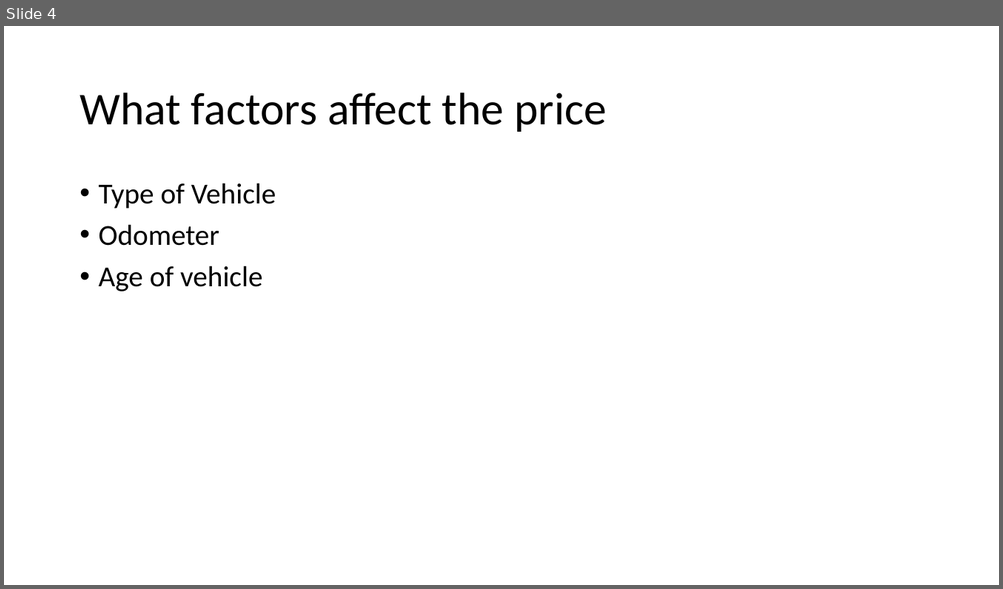
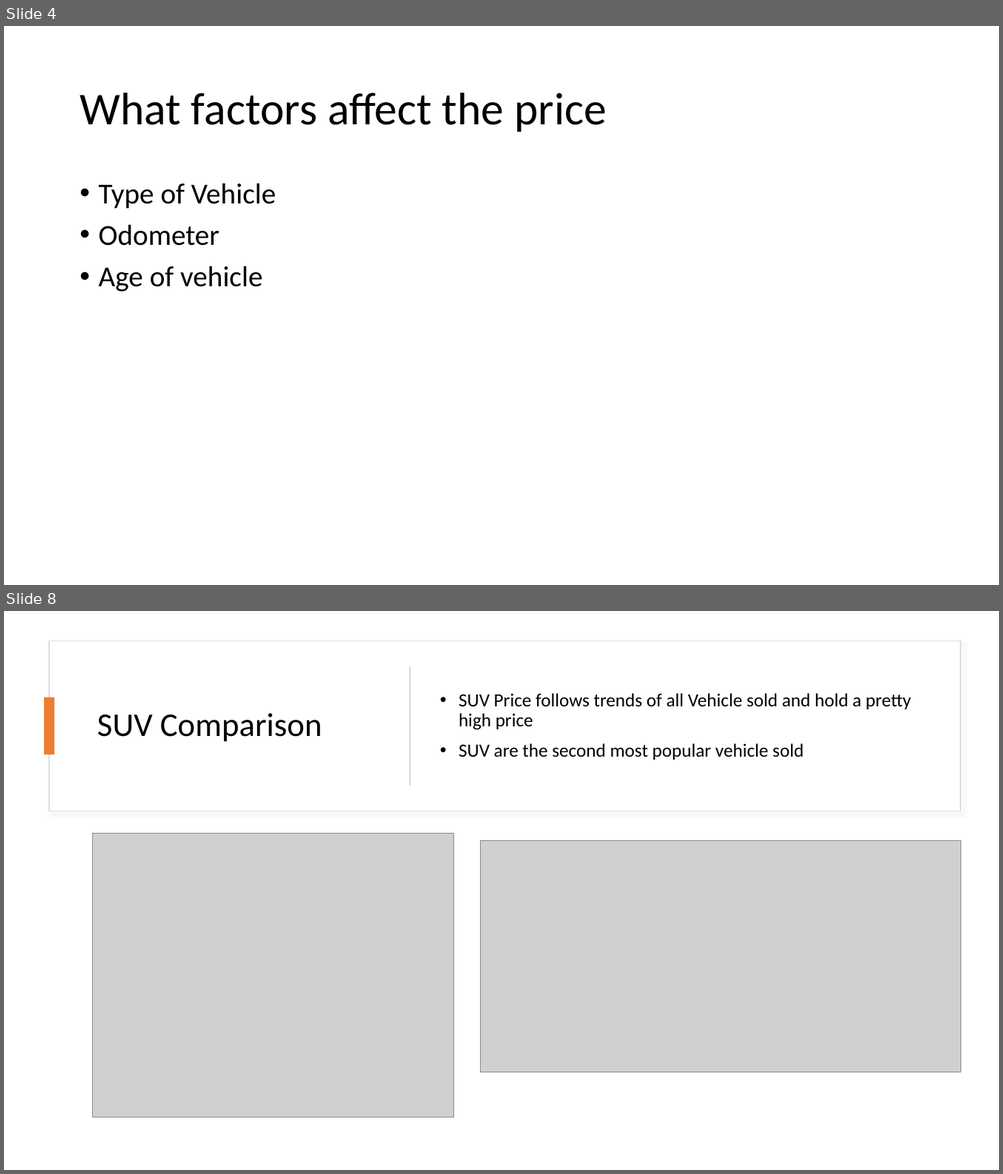
Before and after one commit to kwanjeff/DataTrack, a slide deck: Capstone 3/FinalPresentation_UsedCar_Jeff_Kwan.pptx. Shown one above the other, each under a label of ours: slide 4 before the commit, slides 4 and 8 after it; the slides between them are not shown. The pictures are 1003x589 and 1003x1174 pixels, drawn with LibreOffice and Linux fonts; fonts in the diff are those of the drawing; grey boxes stand for pictures. Boxes give left, top, right and bottom in pixels: in the first picture for what was removed or moved away, otherwise in the second. Text is boxed around its words. In the diff, an @@ line names an element or a change of style, - is before the commit and + after.

```diff
--- a/Capstone 3/FinalPresentation_UsedCar_Jeff_Kwan.pptx
+++ b/Capstone 3/FinalPresentation_UsedCar_Jeff_Kwan.pptx
@@ slide 8 added at (4,611,999,1170), background #FFFFFF @@
@@ rectangle added at (50,641,961,811), fill #FFFFFF, outline #DEDEDE 1 pt @@
@@ rectangle added at (409,667,410,786), fill #D5D5D5 @@
@@ rectangle added at (44,698,55,755), fill #ED7D31 @@
@@ text added at (458,693,910,760), 18 pt, text #000000 @@
+• SUV Price follows trends of all Vehicle sold and hold a pretty high price
+• SUV are the second most popular vehicle sold
@@ title added at (97,713,322,742), 32 pt, text #000000 @@
+SUV Comparison
@@ picture added at (93,833,454,1118) @@
@@ picture added at (480,841,961,1072) @@
```
Also in this commit, not shown: 1 slide changed, 5 other slides added, 5 slides removed.
